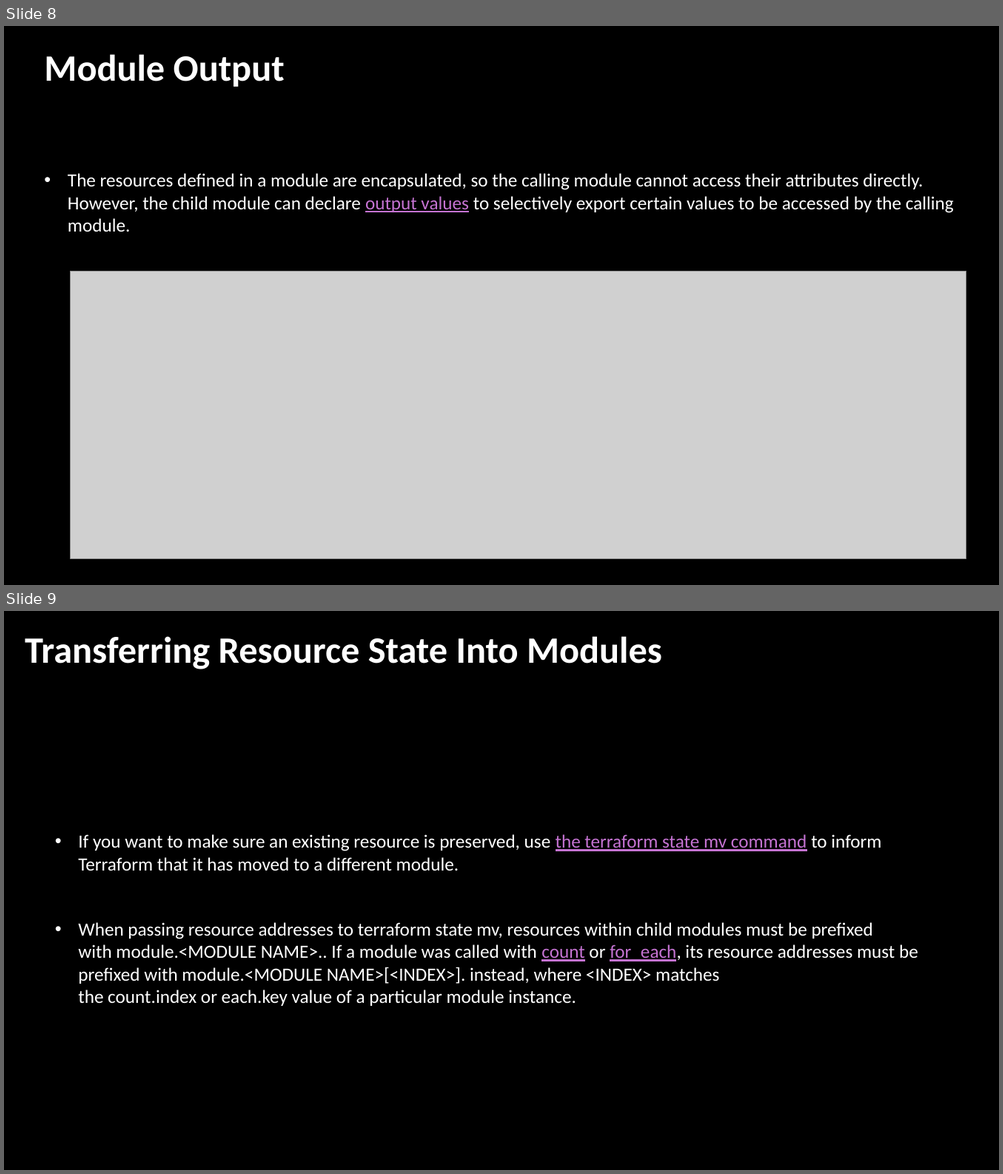
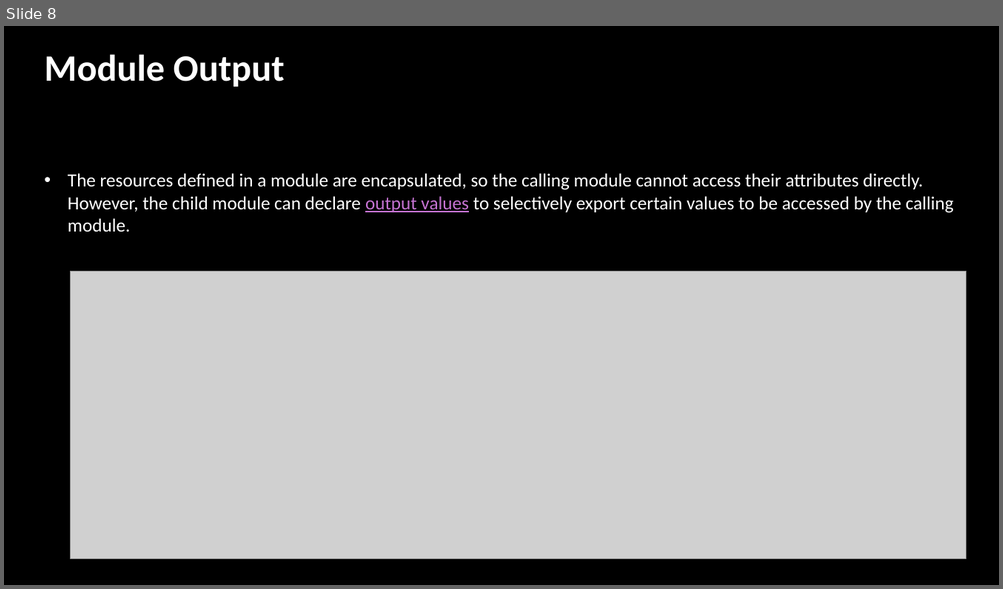
Before and after one commit to lerndevops/terraform_cert, a slide deck: Day3/Modules/modules.pptx. Shown one above the other, each under a label of ours: slides 8 and 9 before the commit, slide 8 after it. The pictures are 1003x1174 and 1003x589 pixels, drawn with LibreOffice and Linux fonts; fonts in the diff are those of the drawing; grey boxes stand for pictures; background and template pictures are left out. Boxes give left, top, right and bottom in pixels: in the first picture for what was removed or moved away, otherwise in the second. Text is boxed around its words. In the diff, an @@ line names an element or a change of style, - is before the commit and + after.

Commit message:
sdf

```diff
--- a/Day3/Modules/modules.pptx
+++ b/Day3/Modules/modules.pptx
@@ slide 9 removed at [4, 611, 999, 1170], background picture (left out) @@
@@ title removed at [25, 636, 662, 669] @@
-Transferring Resource State Into Modules
@@ text removed at [78, 834, 918, 1006] @@
-• If you want to make sure an existing resource is preserved, use the terraform state mv command to inform Terraform that it has moved to a different module.
-• When passing resource addresses to terraform state mv, resources within child modules must be prefixed with module.<MODULE NAME>.. If a module was called with count or for_each, its resource addresses must be prefixed with module.<MODULE NAME>[<INDEX>]. instead, where <INDEX> matches the count.index or each.key value of a particular module instance.
```
Also in this commit, not shown: 1 slide added.
